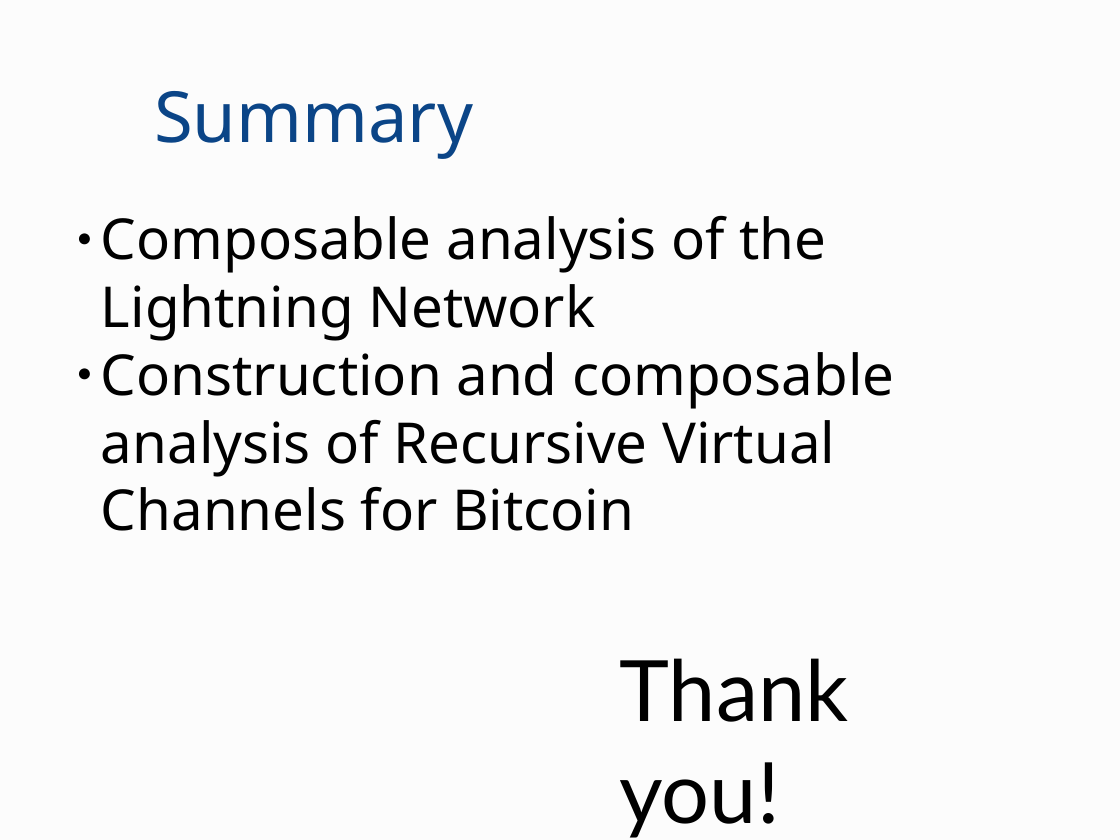
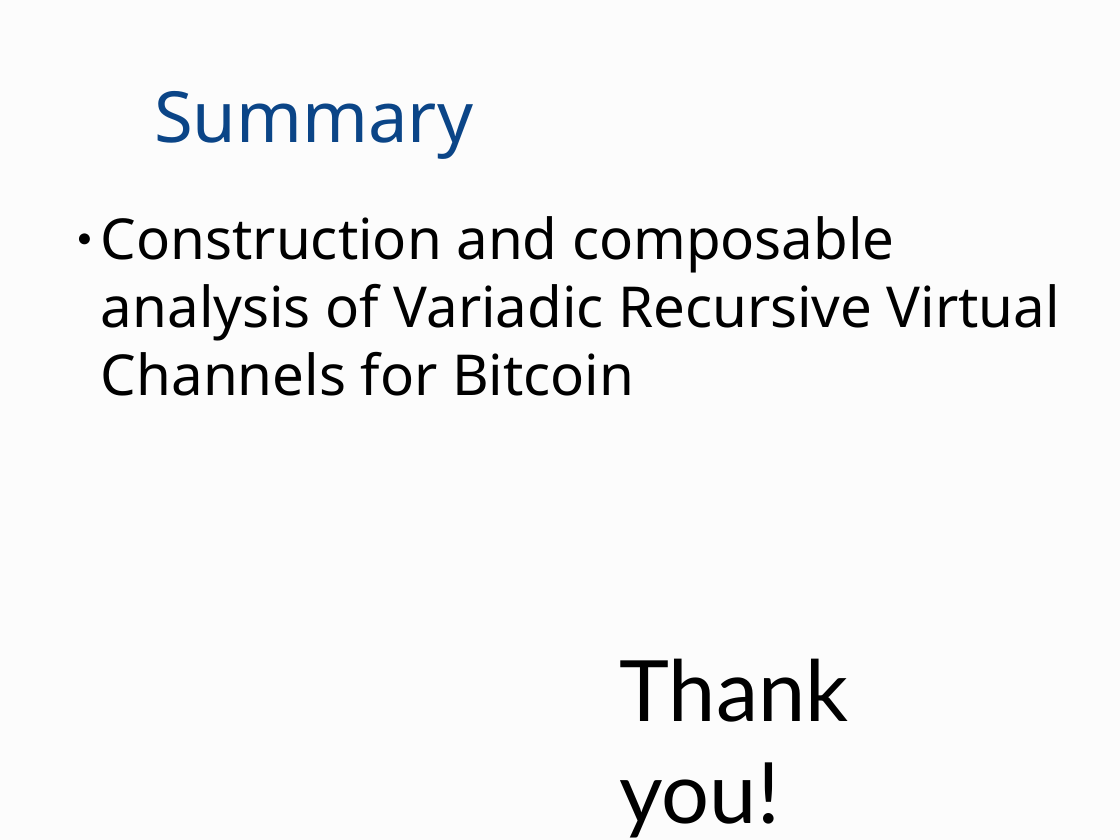
Before and after one commit to OrfeasLitos/virtual-payment-channels, a slide deck: slide 26 of slides/presentation.odp (slide 42 before the commit). Drawn at 1120x840 pixels with LibreOffice and Linux fonts; fonts in the diff are those of the drawing. Boxes give left, top, right and bottom in pixels: in the first picture for what was removed or moved away, otherwise in the second. Text is boxed around its words. In the diff, an @@ line names an element or a change of style, - is before the commit and + after.

```diff
--- a/slides/presentation.odp
+++ b/slides/presentation.odp
@@ subtitle at (101,216,1060,396): text changed @@
-● Composable analysis of the Lightning Network
-● Construction and composable analysis of Recursive Virtual Channels for Bitcoin
+● Construction and composable analysis of Variadic Recursive Virtual Channels for Bitcoin
```
Also in this commit, not shown: 1 other slide changed, 16 slides removed, 1 other file.
